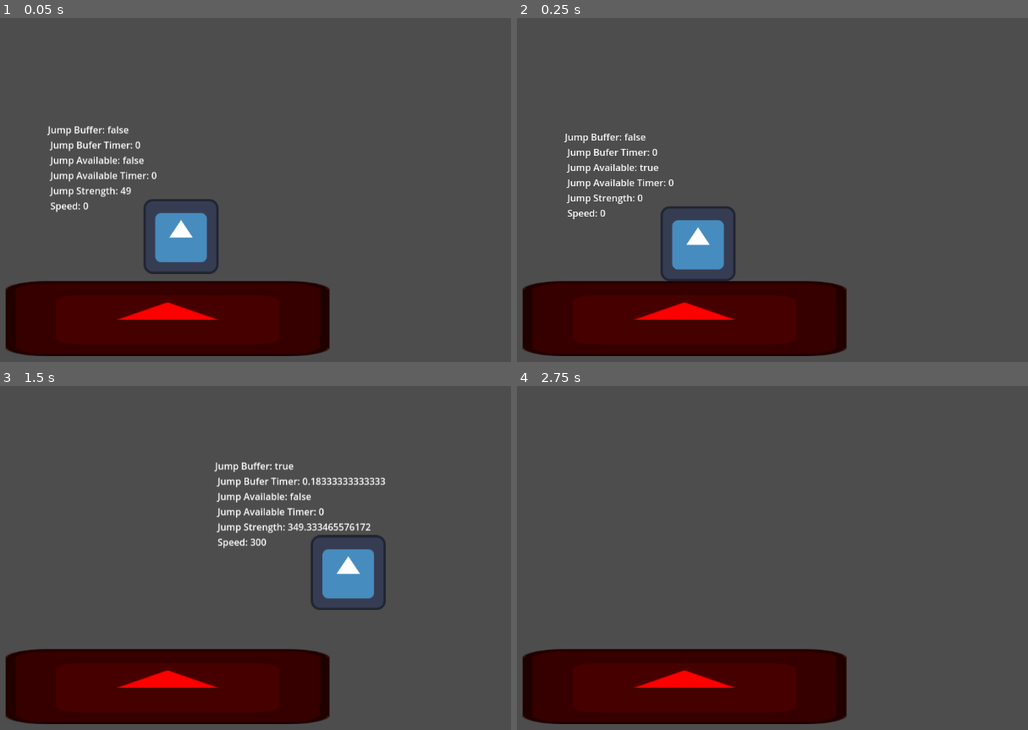
Above: before the commit, frames 1-4 (two rows, left to right).
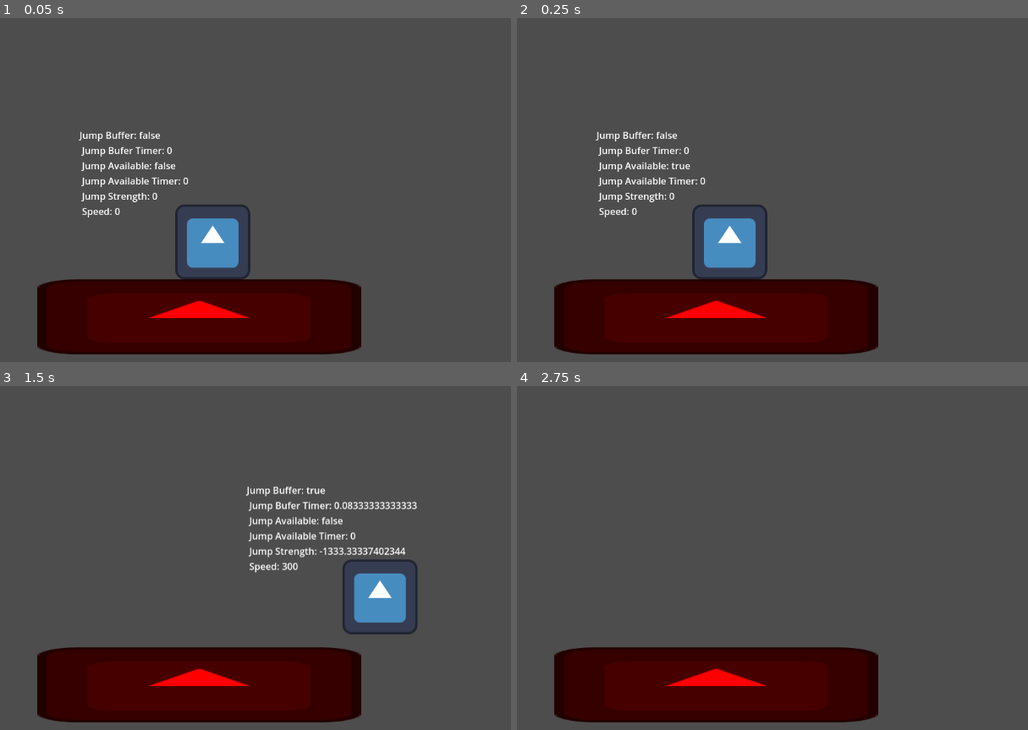
Above: after the commit, the same moments.

Repository: alexbernachi/Project-7
Game: Godot game, scene res://Prototype.tscn
Same seed, same stepped clock (60 frames per second), same inputs: the game is played once before the commit and once after it. The project has no main scene, so this scene is started directly. The engine's default icon, where the game draws it, is replaced by a stand-in: a white triangle on a blue panel in a dark square.
Inputs:
- Up to frame 1 (0.05 s): no input
- Up to frame 2 (0.25 s): no input
- Up to frame 3 (1.5 s): tap Enter at 0.5 s; hold D (Right) from 0.53 s (still down); tap W (Jump) at 0.6, 0.77, 1.07, 1.35 s
- Up to frame 4 (2.75 s): tap W (Jump) at 1.52, 1.82, 2.1 s; release D (Right) at 2.03 s; hold A (Left) from 2.03 s (still down)

The runs differ from the first frame. In frame 1, 8.7% of the frame differs, in the area x 0-71%, y 31-99%; in frame 2, 8.0%; in frame 3, 10%, in the area x 0-82%, y 22-99%; in frame 4, 4.0%.

Commit message:
Custom Jump
Added Custom Jump with:
- Jump heights
- Second reaching and falling
- custom gravity on the player
Added Jump variable
Added Speed change to the engine, making it easier for Debug
Replace Engine Gravity with custom built Gravity

Diff:
--- a/Player/player.gd
+++ b/Player/player.gd
@@ -8,14 +8,21 @@
 @export var Coyote_Jump_Time :float
 
 @export var Jump_Strength: float
+@export var Jump_Time_to_Ascend : float
+@export var Jump_Time_to_Descend : float
+
+@onready var Jump_Velocity : float = ((2.0 * Jump_Strength ) / Jump_Time_to_Ascend) * -1.0
+@onready var Jump_Gravity : float = ((-2.0 * Jump_Strength) / (Jump_Time_to_Ascend * Jump_Time_to_Ascend)) * -1.0
+@onready var Fall_Gravity : float = ((-2.0 * Jump_Strength) / (Jump_Time_to_Descend * Jump_Time_to_Descend)) * -1.0
+
 @export var Speed : float
+
+@export var Engine_Speed: float
 
 var Jump_Available :bool = false
 var Jump_Buffer: bool = false
 
-# Get the gravity from the project settings to be synced with RigidDynamicBody nodes.
-var gravity = ProjectSettings.get_setting("physics/2d/default_gravity")
-
+var input: float
 
 func _physics_process(delta):
 
@@ -33,8 +40,7 @@
 		if Coyote_Timer.is_stopped() and Jump_Available:
 			Coyote_Timer.start(Coyote_Jump_Time)
 		#putting gravity
-		velocity.y += gravity * delta
-
+		velocity.y += Get_Gravity() * delta
 
 
 	# Handle Jump.
@@ -45,6 +51,10 @@
 		if Jump_Available:
 			Jump()
 
+	#Make variable Jump Height, holding down the button just increase their jump height
+	if Input.is_action_just_released("Jump") and velocity.y < 0.0 :
+		velocity.y = Jump_Velocity / 2
+
 	# Get the input direction and handle the movement/deceleration.
 	var direction = Input.get_axis("Left", "Right")
 	if direction:
@@ -52,28 +62,33 @@
 	else:
 		velocity.x = move_toward(velocity.x, 0, Speed)
 
-
 	move_and_slide()
-
 	Reset_Game()
 
 #make the player jump... WHAT ELSE DO YOU EXPECT?!?!?!
 func Jump() -> void:
-	velocity.y = Jump_Strength
+	velocity.y = Jump_Velocity
 	Jump_Available = false
 
 @warning_ignore("unused_parameter")
 func _process(delta):
+	Debug_Speed()
+	Debug_Handle()
+	Debug_View()
 
-#Toggle to see the Debug Feature
+#Change the game engine speed
+func Debug_Speed():
+	Engine.time_scale = Engine_Speed
+
+	pass
+
+func Debug_Handle():
+	#Toggle to see the Debug Feature
 	if Input.is_action_just_pressed("Debug_View"):
 		if Debug_Text.visible == true:
 			Debug_Text.visible = false
 		else:
 			Debug_Text.visible = true
-
-
-	Debug_View()
 
 #Reset the Scene/Game
 func Reset_Game():
@@ -91,6 +106,13 @@
 		+ "\n Speed: " + str(velocity.x)
 	pass
 
+#Give gravity either from a jump or walking off the stage
+func Get_Gravity () -> float:
+	if velocity.y < 0.0:
+		return Jump_Gravity
+	else:
+		return Fall_Gravity
+
 #turn off Coyote Jump
 func _on_coyote_timer_timeout():
 	Jump_Available = false
--- a/Prototype.tscn
+++ b/Prototype.tscn
@@ -9,15 +9,18 @@
 [node name="Node2D" type="Node2D"]
 
 [node name="Player" parent="." instance=ExtResource("1_55mg0")]
-position = Vector2(545, 432)
-Jump_Buffer_Time = 0.3
-Coyote_Jump_Time = 0.3
-Jump_Strength = -500.0
+position = Vector2(599, 429)
+Jump_Buffer_Time = 0.1
+Coyote_Jump_Time = 0.2
+Jump_Strength = 200.0
+Jump_Time_to_Ascend = 0.3
+Jump_Time_to_Descend = 0.2
 Speed = 300.0
+Engine_Speed = 1.0
 
 [node name="StaticBody2D" type="StaticBody2D" parent="."]
 modulate = Color(1, 0, 0, 1)
-position = Vector2(522, 574)
+position = Vector2(576, 571)
 scale = Vector2(4.32, 1)
 
 [node name="CollisionShape2D" type="CollisionShape2D" parent="StaticBody2D"]
